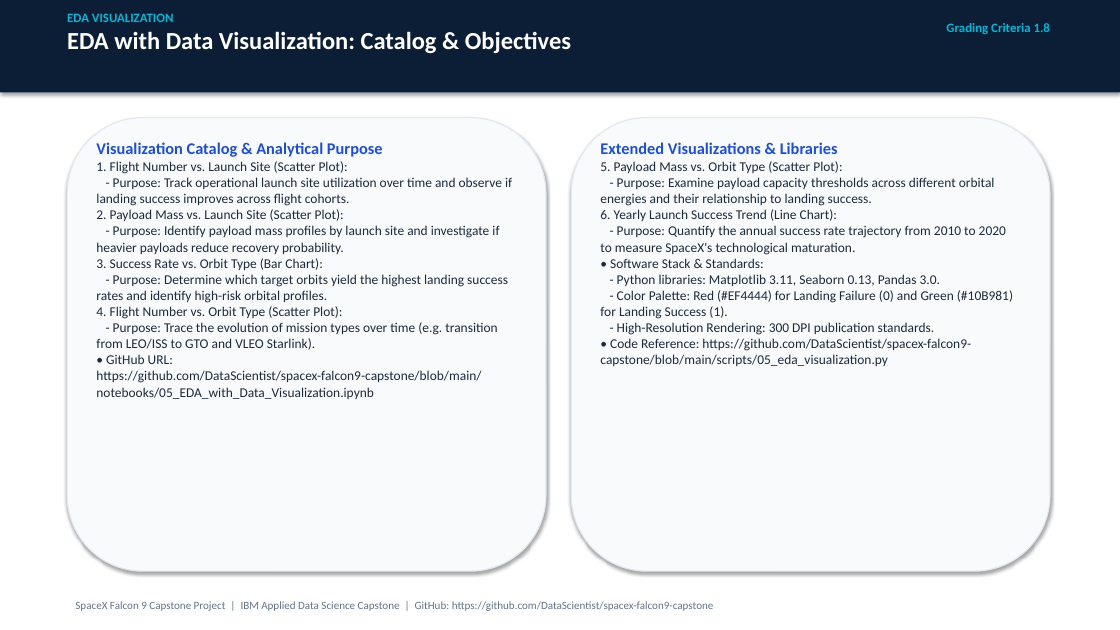
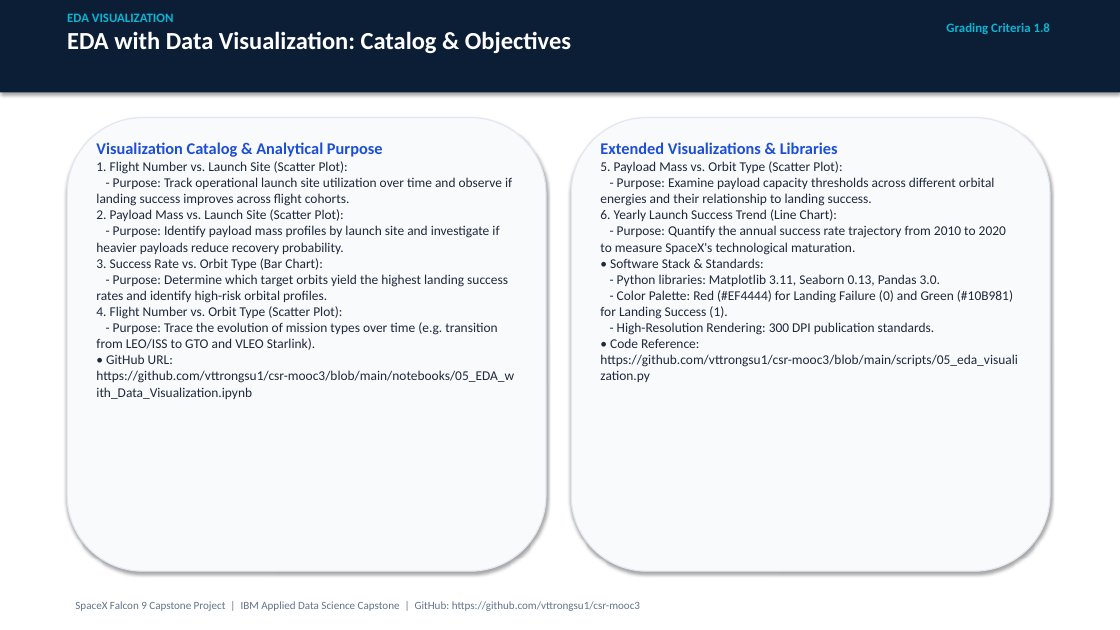
Before and after one commit to vttrongsu1/csr-mooc3, a slide deck: slide 7 of Data Science Capstone Project Report.pptx. Drawn at 1120x630 pixels with LibreOffice and Linux fonts; fonts in the diff are those of the drawing. Boxes give left, top, right and bottom in pixels: in the first picture for what was removed or moved away, otherwise in the second. Text is boxed around its words. In the diff, an @@ line names an element or a change of style, - is before the commit and + after.

```diff
--- a/Data Science Capstone Project Report.pptx
+++ b/Data Science Capstone Project Report.pptx
@@ text at (96, 354, 514, 399): text changed @@
-• GitHub URL: https://github.com/DataScientist/spacex-falcon9-capstone/blob/main/notebooks/05_EDA_with_Data_Visualization.ipynb
+• GitHub URL: https://github.com/vttrongsu1/csr-mooc3/blob/main/notebooks/05_EDA_with_Data_Visualization.ipynb
@@ text at (600, 338, 1018, 382): text changed @@
-• Code Reference: https://github.com/DataScientist/spacex-falcon9-capstone/blob/main/scripts/05_eda_visualization.py
+• Code Reference: https://github.com/vttrongsu1/csr-mooc3/blob/main/scripts/05_eda_visualization.py
@@ text at (75, 601, 640, 611): text changed @@
-SpaceX Falcon 9 Capstone Project | IBM Applied Data Science Capstone | GitHub: https://github.com/DataScientist/spacex-falcon9-capstone
+SpaceX Falcon 9 Capstone Project | IBM Applied Data Science Capstone | GitHub: https://github.com/vttrongsu1/csr-mooc3
```
Also in this commit, not shown: 20 other slides changed, 4 other files.
